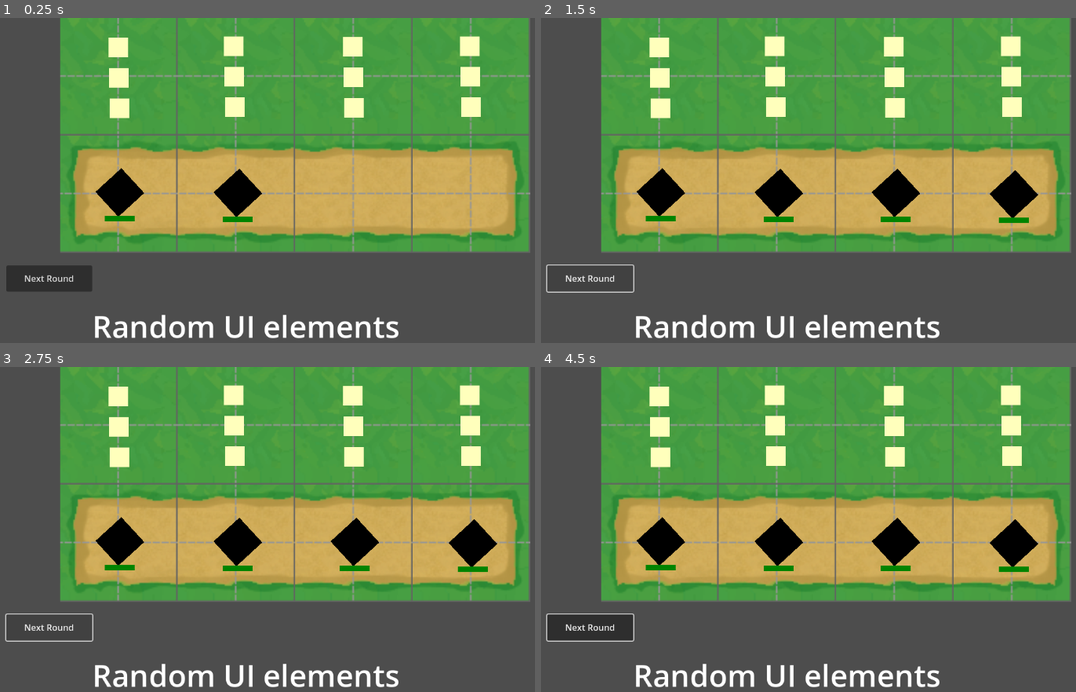
Above: before the commit, frames 1-4 (two rows, left to right).
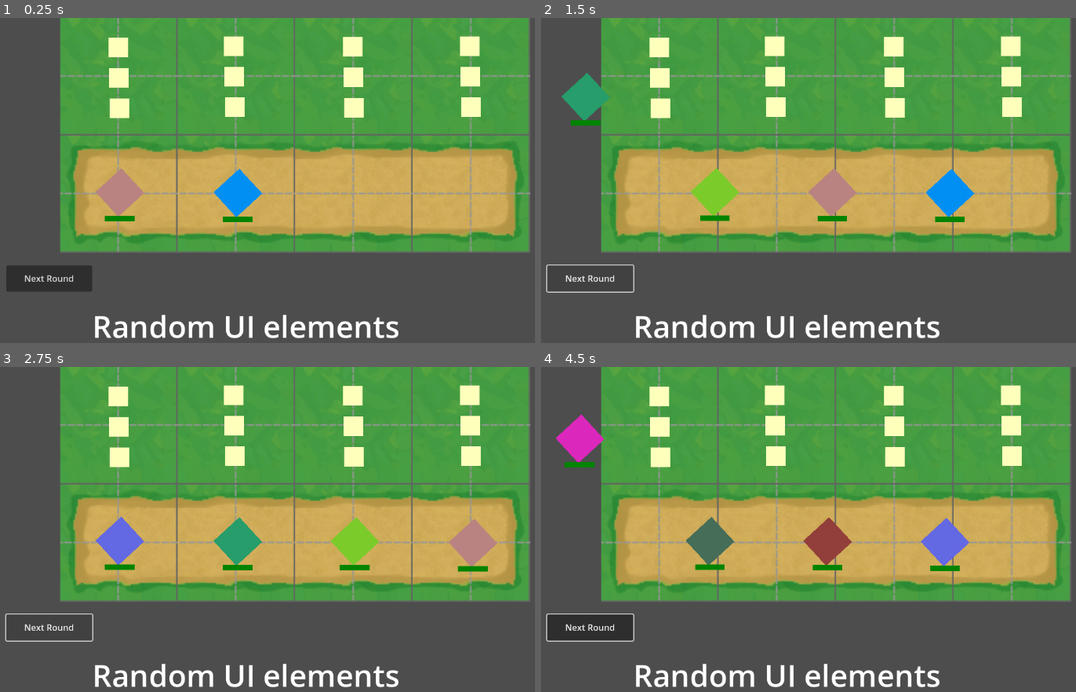
Above: after the commit, the same moments.

Repository: levyy7/Phantom-Frequencies
Game: Godot game, scene res://main_scene.tscn
Two runs of this game, one before a commit and one after it. Both use one fixed random seed, a clock stepped at 60 frames per second and the inputs below.
Inputs (mouse positions are in pixels of both pictures, inside the frame that each line leads up to):
- Up to frame 1 (0.25 s): no input
- Up to frame 2 (1.5 s): click "Next Round" at 0.5 s; click "Next Round" at 1.25 s
- Up to frame 3 (2.75 s): click "Next Round" at 2 s
- Up to frame 4 (4.5 s): tap Enter at 2.75, 4.25 s; move the mouse to (974, 526) at 2.77 s; click (974, 526) at 2.92 s; tap Space at 3.5 s; move the mouse to (706, 562) at 3.52 s; click (706, 562) at 3.67 s; move the mouse to (894, 464) at 4.27 s; click (894, 464) at 4.42 s

The runs differ from the first frame. In frame 1, 1.4% of the frame differs, in the area x 17-49%, y 46-62%; in frame 2, 6.3%; in frame 3, 3.0%; in frame 4, 6.4%, in the area x 2-93%, y 14-64%.

Commit message:
Implement a state machine "enemies advancing" -> "shooting" -> paused.
Have bullets fly at the enemies, then the enemies take damage.

Diff:
--- a/bullet.gd
+++ b/bullet.gd
@@ -4,11 +4,12 @@
 @export var length: float = 12.5
 var width: float = 12.5
 
-var damage = 50
+var damage = 40
 
 var velocity: Vector2
 
 func _ready():
+	add_to_group("bullets")
 	var rect_size = Vector2(length, width)
 	$VisibleOnScreen.rect = Rect2(-rect_size / 2, rect_size)
 
@@ -27,9 +28,7 @@
 func _on_screen_exited() -> void:
 	queue_free()
 
-
 func _on_area_2d_area_entered(area: Area2D) -> void:
-	print("collisioned")
 	var enemy = area.get_parent()
 	if enemy.is_in_group("enemies"):
 		enemy.take_damage(damage)
--- a/grass_tile.gd
+++ b/grass_tile.gd
@@ -1,4 +1,7 @@
+class_name GrassTile
 extends Node2D
+
+@onready var tower_slot_group = $TowerSlots
 
 
 func compute_damage():
--- a/main_scene.gd
+++ b/main_scene.gd
@@ -23,8 +23,8 @@
 	pass
 
 
-func _on_next_round_button_toggled(toggled_on: bool) -> void:
-	play_one_round()
+#func _on_next_round_button_toggled(toggled_on: bool) -> void:
+	#play_one_round()
 
 
 func _on_next_round_button_pressed() -> void:
--- a/path_tile.gd
+++ b/path_tile.gd
@@ -1,3 +1,4 @@
+class_name PathTile
 extends Node2D
 
 
@@ -6,7 +7,7 @@
 		add_child(enemy)
 
 
-func get_enemy():
+func get_enemy() -> Enemy:
 	if get_child_count() > 0:
 		return get_child(0)
 	else:
--- a/shooter.gd
+++ b/shooter.gd
@@ -9,31 +9,10 @@
 
 var damage = 50
 
-var targeting: EnemyList
-
-func shoot_once():
-	spawn_bullet()
-
 func _process(delta: float) -> void:
 	pass
-	#if not Engine.is_editor_hint():  # Only spawn bullets in game mode
-		#if targeting == null:
-			#print("Targeting still null")
-		#spawn_timer += delta
-		#
-		#if spawn_timer >= SPAWN_INTERVAL:
-			#spawn_bullet()
-			#spawn_timer = 0.0
 
-
-func spawn_bullet() -> void:
-	var nTargets = targeting.get_child_count()
-
-	if nTargets == 0:
-		return
-
-	var target: Enemy = targeting.get_target()
-
+func spawn_bullet(target: Node2D) -> void:
 	var bullet = bullet_scene.instantiate()
 
 	var angle = global_position.angle_to_point(target.global_position)
--- a/tile_manager.gd
+++ b/tile_manager.gd
@@ -1,12 +1,29 @@
 extends Node2D
 
 var grassTiles = []
-var pathTiles  = []
+var pathTiles: Array[PathTile] = []
 
 var nextEnemy = null
 
+enum State {
+	Paused, # Waiting for user to end the current turn and advance to next turn
+	Advancing, # Enemies advancing
+	Shooting, # Bullets shooting at the current enemy
+}
+
+
+var state: State = State.Paused
+
 func _ready() -> void:
 	initialize_tiles()
+
+
+func _process(delta: float):
+	if state == State.Shooting:
+		# Check if all the bullets are done
+		if get_tree().get_nodes_in_group("bullets").size() == 0:
+			state = State.Paused
+
 
 
 func initialize_tiles():
@@ -23,25 +40,46 @@
 
 
 func end_turn():
-	towers_shoot()
-	enemies_advance()
+	if state == State.Paused:
+		state = State.Advancing
+		enemies_set_advance()
+	else:
+		print("Cannot end turn while in state: ", state)
 
-func towers_shoot():
+
+func towers_set_shoot():
+	assert(state == State.Shooting)
 	for i in range(grassTiles.size()):
-		var currentGT = grassTiles[i]
+		var currentGT: GrassTile = grassTiles[i]
 		var currentPT = pathTiles[i]
 
-		var totalDamage = currentGT.compute_damage()
-		currentPT.enemies_take_damage(totalDamage)
+		# var totalDamage = currentGT.compute_damage()
+		# currentPT.enemies_take_damage(totalDamage)
+		currentGT.tower_slot_group.shoot_bullets(currentPT)
 
 
-func enemies_advance():
-	var prevEnemy = nextEnemy
+func _enemy_done_moving():
+	if state == State.Advancing:
+		state = State.Shooting
+		towers_set_shoot()
+
+
+func enemies_set_advance():
+	assert(state == State.Advancing)
+	var prevEnemy: Enemy = nextEnemy
 	for pt in pathTiles:
 		var currentEnemy = pt.get_enemy()
-		pt.remove_enemies()
-		pt.add_enemy(prevEnemy)
 
+		if prevEnemy:
+			var prevGlobalPos = prevEnemy.global_position
+
+			if prevEnemy.get_parent():
+				prevEnemy.get_parent().remove_child(prevEnemy)
+			pt.add_child(prevEnemy)
+			prevEnemy.global_position = prevGlobalPos
+
+			prevEnemy.set_advance_to(pt)
+			prevEnemy.is_done_moving.connect(_enemy_done_moving, CONNECT_ONE_SHOT)
 		prevEnemy = currentEnemy
 
 	if prevEnemy != null:
--- a/tower_slot.gd
+++ b/tower_slot.gd
@@ -7,14 +7,9 @@
 var current_shooter: Shooter = null
 
 
-func play_one_round():
-	print("Tower slot playing one round")
-	if current_shooter is Shooter:
-		current_shooter.shoot_once()
 
 func add_shooter() -> void:
 	var shooter = ShooterScene.instantiate()
-	shooter.targeting = self.targeting
 	shooter.position = self.size / 2
 	shooter.visible = true
 	current_shooter = shooter
@@ -41,3 +36,7 @@
 			else:
 				remove_shooter()
 			print("Left mouse button released", event)
+
+func shoot_bullet(target: PathTile):
+	if has_shooter():
+		current_shooter.spawn_bullet(target)
--- a/tower_slot_group.gd
+++ b/tower_slot_group.gd
@@ -1,5 +1,6 @@
 class_name TowerSlotGroup
 extends Node2D
+
 
 func chord_damage():
 	print("Playing")
@@ -14,6 +15,9 @@
 func _ready() -> void:
 	pass
 
+func shoot_bullets(target: PathTile):
+	for node: TowerSlot in get_children():
+		node.shoot_bullet(target)
 
 # Called every frame. 'delta' is the elapsed time since the previous frame.
 func _process(delta: float) -> void:
--- a/track/enemy.gd
+++ b/track/enemy.gd
@@ -1,13 +1,28 @@
 class_name Enemy
 extends Node2D
 
-@export var speed: float = 100.0  # Speed in pixels per second
-@export var loop_path: bool = true  # Whether to loop the path or stop at the end
+var hp: int = 100
+@onready var health_bar: ProgressBar = $ProgressBar
 
-var hp: int = 100
-var health_bar
-var path_follow: PathFollow2D
-var is_moving: bool = true
+# When the enemy is moving from one track square to the next, keeps track of the progress along this path
+# The enemy is "done" moving when the progress is 1.0, then we emit a "is_done_moving" signal which is picked up
+# by the tile manager
+var _path_progress: float
+var current_path: Curve2D
+signal is_done_moving
+
+
+func set_advance_to(node: Node2D):
+	# Create a Curve2D resource to define the path
+	var curve = Curve2D.new()
+
+	# Add points to the curve - starting from current position to target position
+	curve.add_point(global_position)  # Start point
+	curve.add_point(node.global_position)  # End point
+
+	current_path = curve
+
+	_path_progress = 0.0
 
 var color: Color = Color.BLACK:
 	set(new_color):
@@ -16,10 +31,11 @@
 signal enemy_clicked(enemy)
 
 func _ready() -> void:
-	health_bar = $ProgressBar
 	health_bar.max_value = hp
 	health_bar.value = hp
-	$ColorRect.color = color
+	var random_color = Color(randf(), randf(), randf())
+	$ColorRect.color = random_color
+
 
 func take_damage(amount: int) -> void:
 	hp -= amount
@@ -29,38 +45,17 @@
 	if hp == 0:
 		die()
 
-func initialize_path_follow(pf: PathFollow2D) -> void:
-	path_follow = pf
-	# Configure the PathFollow2D
-	path_follow.loop = loop_path
-	path_follow.rotates = true  # Make the enemy rotate with the path
-
-func advance() -> void:
-	print("Advancing")
-	# Move along the path
-	path_follow.progress += speed * 0.1
-
-	# Update our position to match the PathFollow2D
-	global_position = path_follow.global_position
-	global_rotation = path_follow.global_rotation
-
 
 func _process(delta: float) -> void:
-	print("_process enemy")
-	return
-	if not is_moving:
-		return
+	if current_path != null:
+		_path_progress += delta * 2.5
 
-	# Move along the path
-	path_follow.progress += speed * delta
+		var progress_len = _path_progress * current_path.get_baked_length()
+		global_position = current_path.sample_baked(progress_len)
+		if _path_progress >= 1.0:
+			current_path = null
+			emit_signal("is_done_moving")
 
-	# Update our position to match the PathFollow2D
-	global_position = path_follow.global_position
-	global_rotation = path_follow.global_rotation
-
-	# Check if we've reached the end of a non-looping path
-	if not loop_path and path_follow.progress_ratio >= 1.0:
-		is_moving = false
 
 
 func _on_control_gui_input(event: InputEvent) -> void:
--- a/track/enemy_list.gd
+++ b/track/enemy_list.gd
@@ -3,11 +3,6 @@
 
 var _path: Path2D
 var selected: Enemy
-
-func advance_enemies():
-	for child in get_children():
-		assert(child is Enemy)
-		child.advance()
 
 func set_path(new_path: Path2D) -> void:
 	assert(_path == null, "EnemyList.Path is already set")
--- a/track/track.gd
+++ b/track/track.gd
@@ -23,8 +23,6 @@
 	add_child(path)
 	enemy_list.set_path(path)
 
-func advance_enemies():
-	enemy_list.advance_enemies()
 
 
 
Not shown: 1 places in GrassTile.tscn that only renumber resources
Not shown: 1 places in Map.tscn that only renumber resources
Not shown: 1 places in PathTile.tscn that only renumber resources
Not shown: 1 places in main_scene.tscn that only renumber resources
